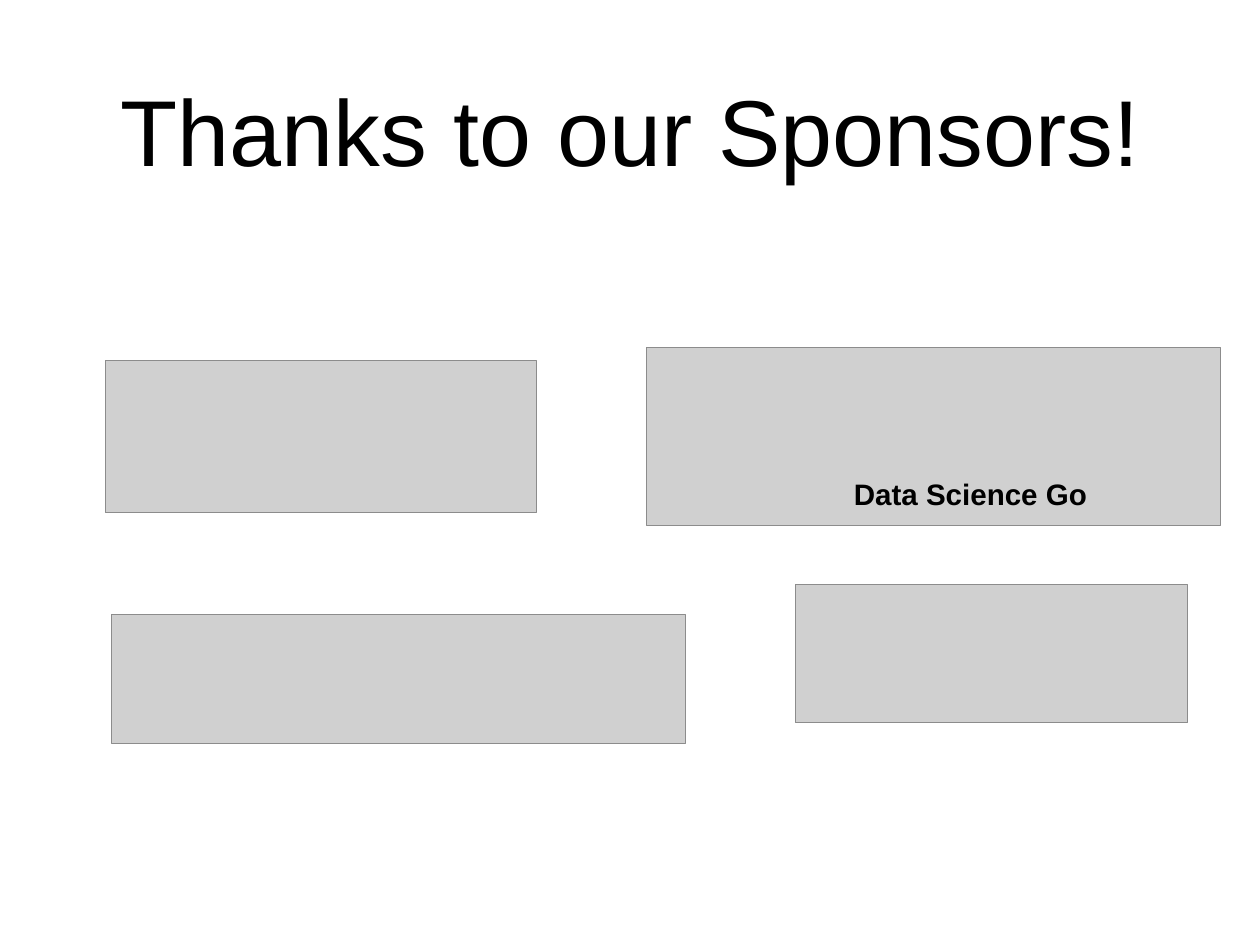
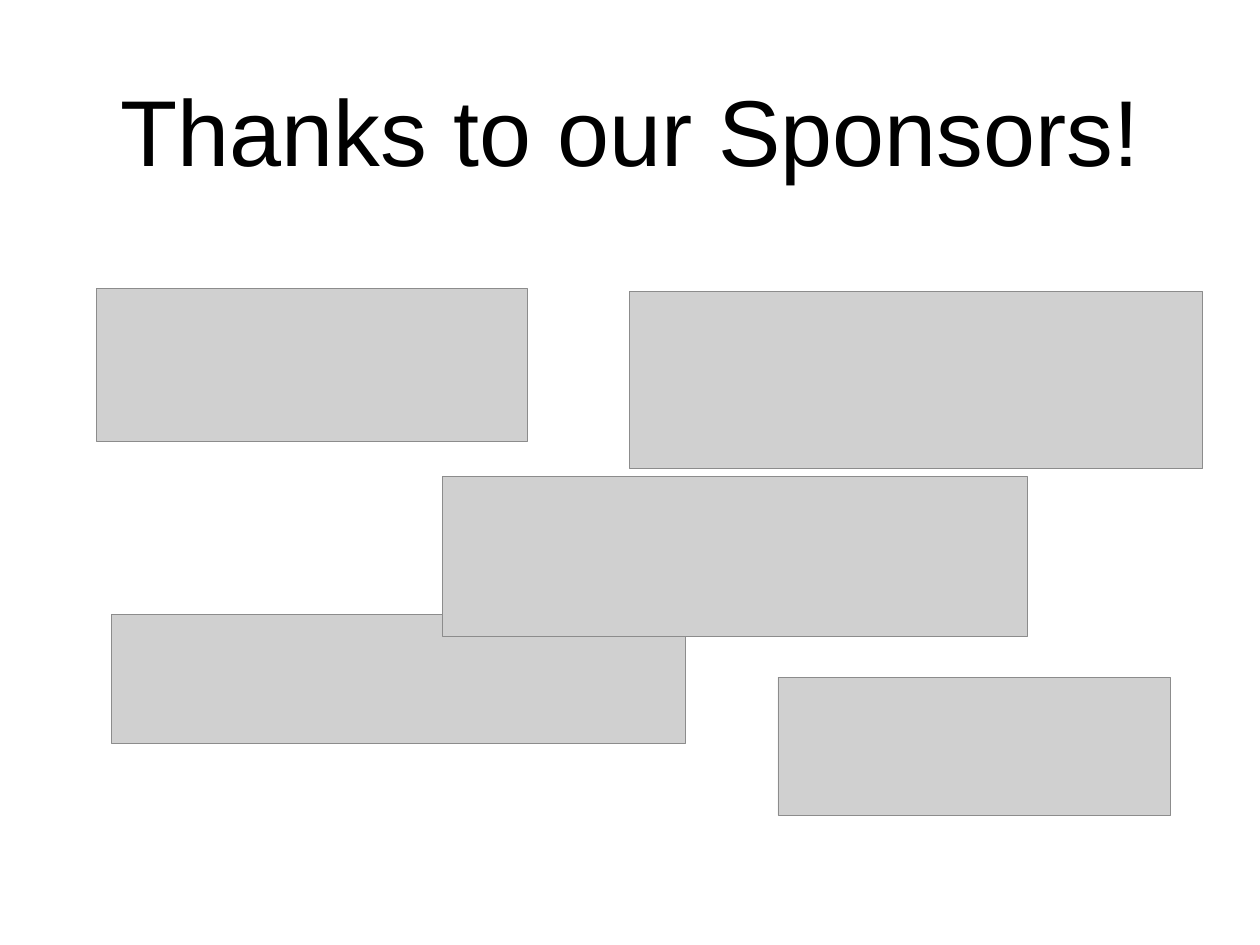
Before and after one commit to socalrug/hackathon-2019-05, a slide deck: slide 11 of admin/intro_slides/hackathon_intro_slides.pptx (slide 9 before the commit). Drawn at 1260x945 pixels with LibreOffice and Linux fonts; fonts in the diff are those of the drawing; grey boxes stand for pictures. Boxes give left, top, right and bottom in pixels: in the first picture for what was removed or moved away, otherwise in the second. Text is boxed around its words. In the diff, an @@ line names an element or a change of style, - is before the commit and + after.

```diff
--- a/admin/intro_slides/hackathon_intro_slides.pptx
+++ b/admin/intro_slides/hackathon_intro_slides.pptx
@@ picture: place and size @@
-picture at (105,361,536,513)
+picture at (97,289,527,441)
@@ picture: place and size @@
-picture at (647,348,1220,525)
+picture at (630,292,1203,469)
@@ picture added at (443,476,1028,636) @@
@@ text removed at (854,483,1087,506) @@
-Data Science Go
@@ picture: place and size @@
-picture at (796,585,1188,723)
+picture at (778,677,1171,815)
```
Also in this commit, not shown: 4 other slides changed, 4 slides added, 1 slide removed, 2 other files.
